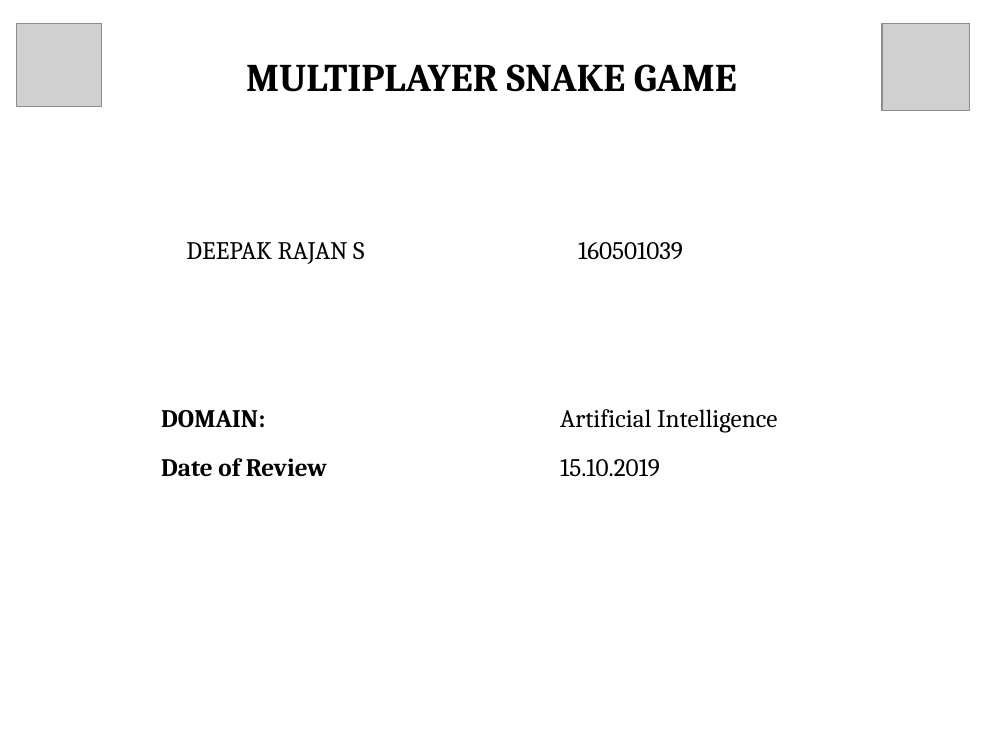
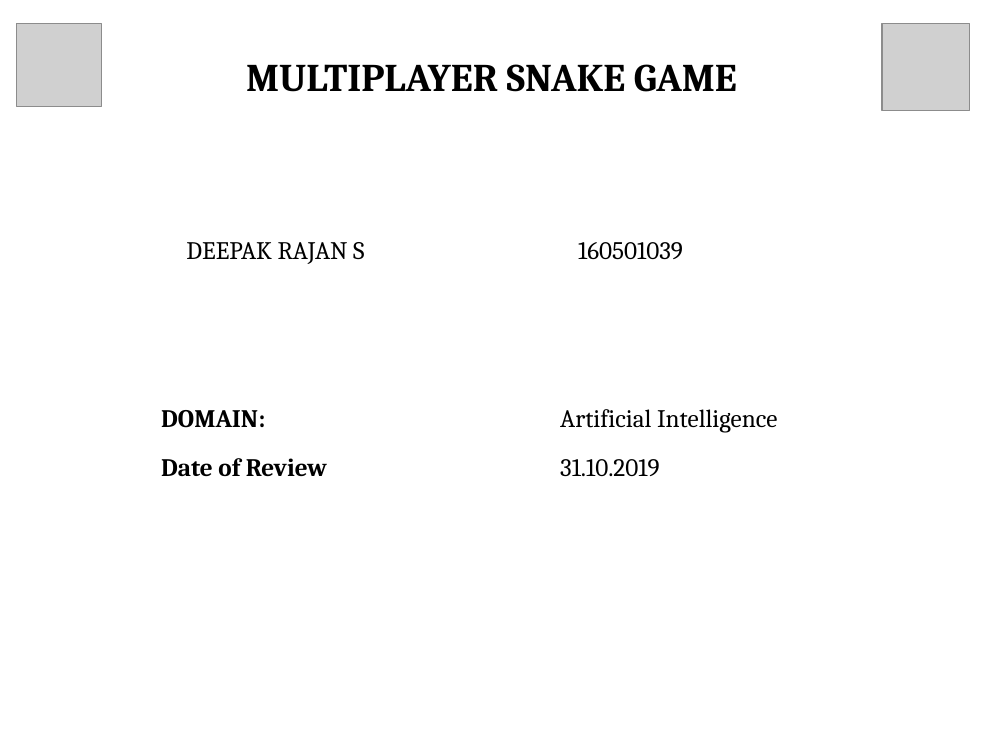
Before and after one commit to Greeny6092/Mini-Project-sem7-, a slide deck: slide 1 of presentation/AI BASED MULTIPLAYER SNAKE GAME(mini project).pptx. Drawn at 1008x756 pixels with LibreOffice and Linux fonts; fonts in the diff are those of the drawing; grey boxes stand for pictures. Boxes give left, top, right and bottom in pixels: in the first picture for what was removed or moved away, otherwise in the second. Text is boxed around its words. In the diff, an @@ line names an element or a change of style, - is before the commit and + after.

```diff
--- a/presentation/AI BASED MULTIPLAYER SNAKE GAME(mini project).pptx
+++ b/presentation/AI BASED MULTIPLAYER SNAKE GAME(mini project).pptx
@@ table at (x1=151, y1=395, x2=950, y2=647) @@
-row 2, column 2: 15.10.2019
+row 2, column 2: 31.10.2019
```
Also in this commit, not shown: 26 other slides changed, 3 other files.
